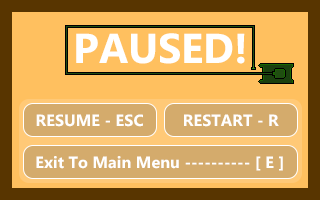
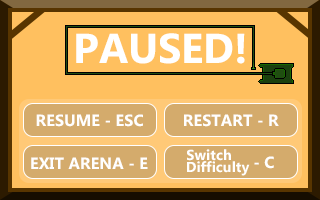
Revision of a layered (320, 200) image; what changed, layer by layer:
added layer "Difficulty" above "- C" over (187, 161, 250, 176)
added layer "- C" above "Switch" over (254, 156, 274, 169)
added layer "Switch" above "RESUME - ESC" over (187, 149, 231, 161)
renamed "Exit To Main Menu ---------- [ E ]" to "EXIT ARENA - E", painted on it over (31, 156, 283, 171)
painted on "Rounded Rectangle 1" (1st of 4) over (147, 145, 283, 179)
added layer "Rounded Rectangle 1" (3rd of 4) above "Rounded Rectangle 1" over (164, 145, 283, 179)
added layer "Layer 15" above "Layer 14" over (265, 1, 317, 43)
added layer "Layer 14" above "Layer 3" over (3, 2, 55, 44)
added layer "Layer 13" (25%) above "Layer 12" over (0, 0, 319, 13)
added layer "Layer 12" (50%) above "Layer 11" over (0, 0, 320, 200)
added layer "Layer 11" (50%) above "Layer 10" over (0, 0, 320, 200)
